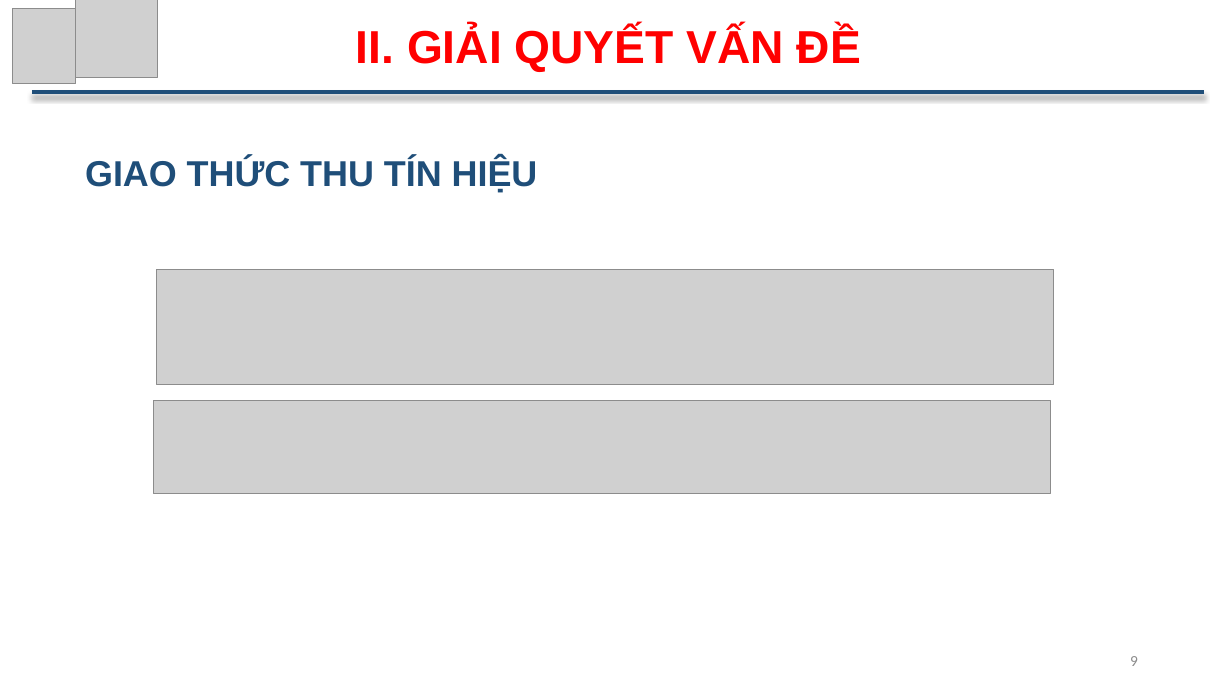
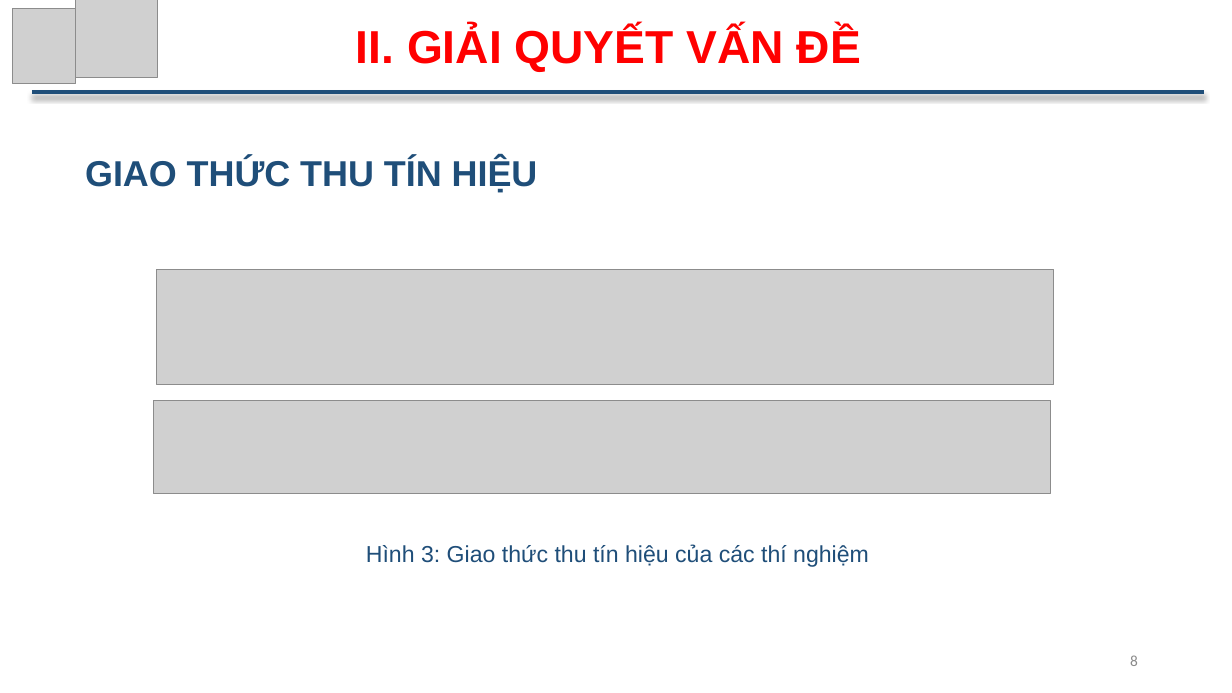
Before and after one commit to ThuTrongNguyen/Thesis, a slide deck: slide 8 of SlideBaoCao_NguyenTrongThu.pptx (slide 9 before the commit). Drawn at 1232x693 pixels with LibreOffice and Linux fonts; fonts in the diff are those of the drawing; grey boxes stand for pictures. Boxes give left, top, right and bottom in pixels: in the first picture for what was removed or moved away, otherwise in the second. Text is boxed around its words. In the diff, an @@ line names an element or a change of style, - is before the commit and + after.

```diff
--- a/SlideBaoCao_NguyenTrongThu.pptx
+++ b/SlideBaoCao_NguyenTrongThu.pptx
@@ text added at <box>366,544,869,567</box>, 18 pt, text #1F4E79 @@
+Hình 3: Giao thức thu tín hiệu của các thí nghiệm
@@ page number at <box>1130,655,1138,666</box>: text changed @@
-9
+8
```
Also in this commit, not shown: 9 other slides changed, 3 slides removed, 1 other file.
